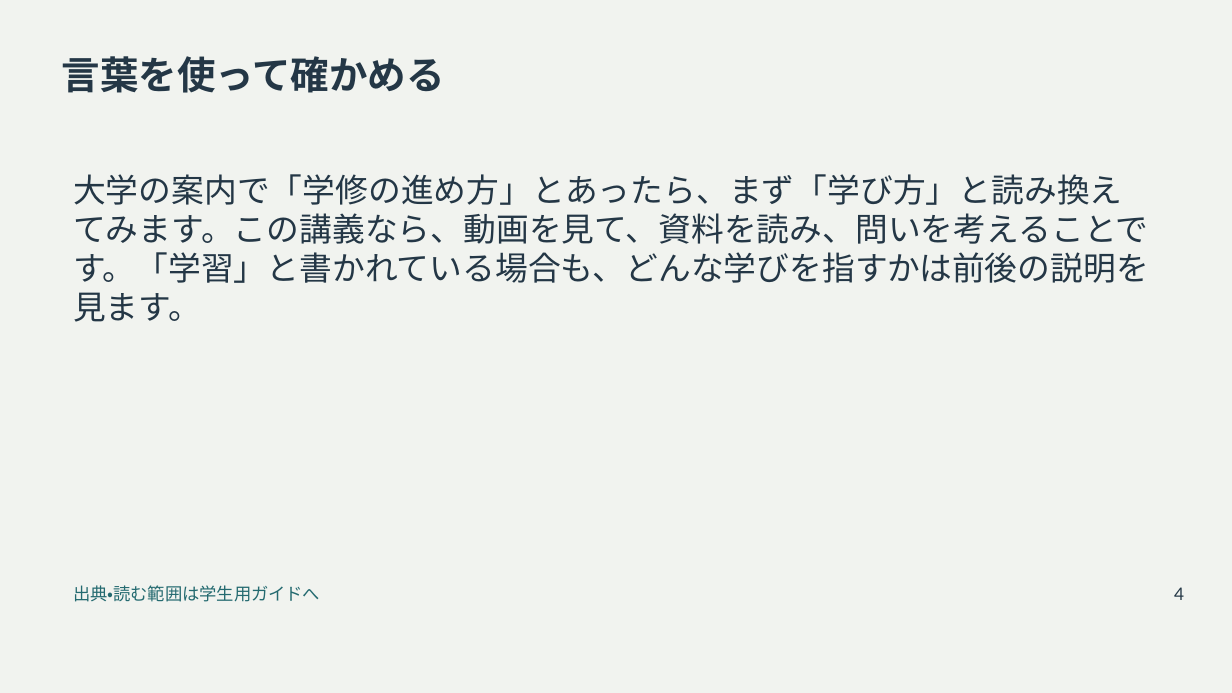
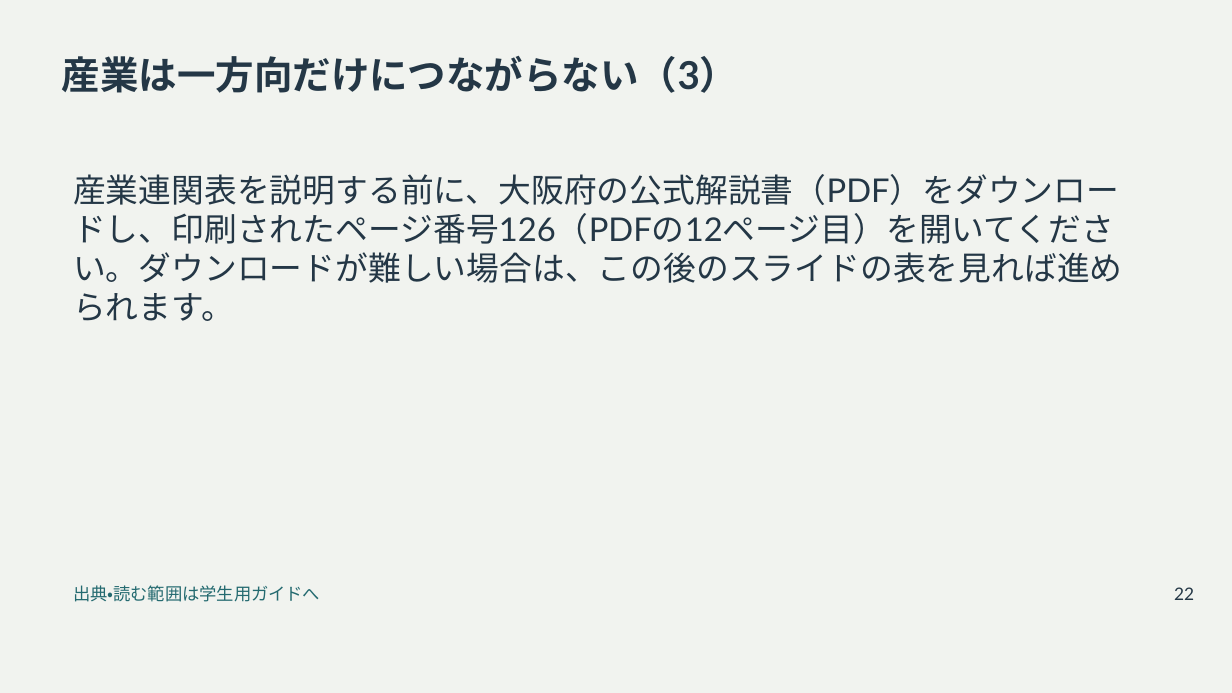
Before and after one commit to zooc-14calbp/industrial-education-ii, a slide deck: slide 22 of reorganized/20261105/main/01/slides.pptx (slide 4 before the commit). Drawn at 1232x693 pixels with LibreOffice and Linux fonts; fonts in the diff are those of the drawing. Boxes give left, top, right and bottom in pixels: in the first picture for what was removed or moved away, otherwise in the second. Text is boxed around its words. In the diff, an @@ line names an element or a change of style, - is before the commit and + after.

```diff
--- a/reorganized/20261105/main/01/slides.pptx
+++ b/reorganized/20261105/main/01/slides.pptx
@@ title at bbox=[62, 56, 739, 93]: text changed @@
-言葉を使って確かめる
+産業は一方向だけにつながらない（3）
@@ text at bbox=[73, 174, 1123, 321]: text changed @@
-大学の案内で「学修の進め方」とあったら、まず「学び方」と読み換えてみます。この講義なら、動画を見て、資料を読み、問いを考えることです。「学習」と書かれている場合も、どんな学びを指すかは前後の説明を見ます。
+産業連関表を説明する前に、大阪府の公式解説書（PDF）をダウンロードし、印刷されたページ番号126（PDFの12ページ目）を開いてください。ダウンロードが難しい場合は、この後のスライドの表を見れば進められます。
@@ text at bbox=[1174, 587, 1194, 600]: text changed @@
-4
+22
```
Also in this commit, not shown: 46 other slides changed, 5 slides added, 18 other files.
